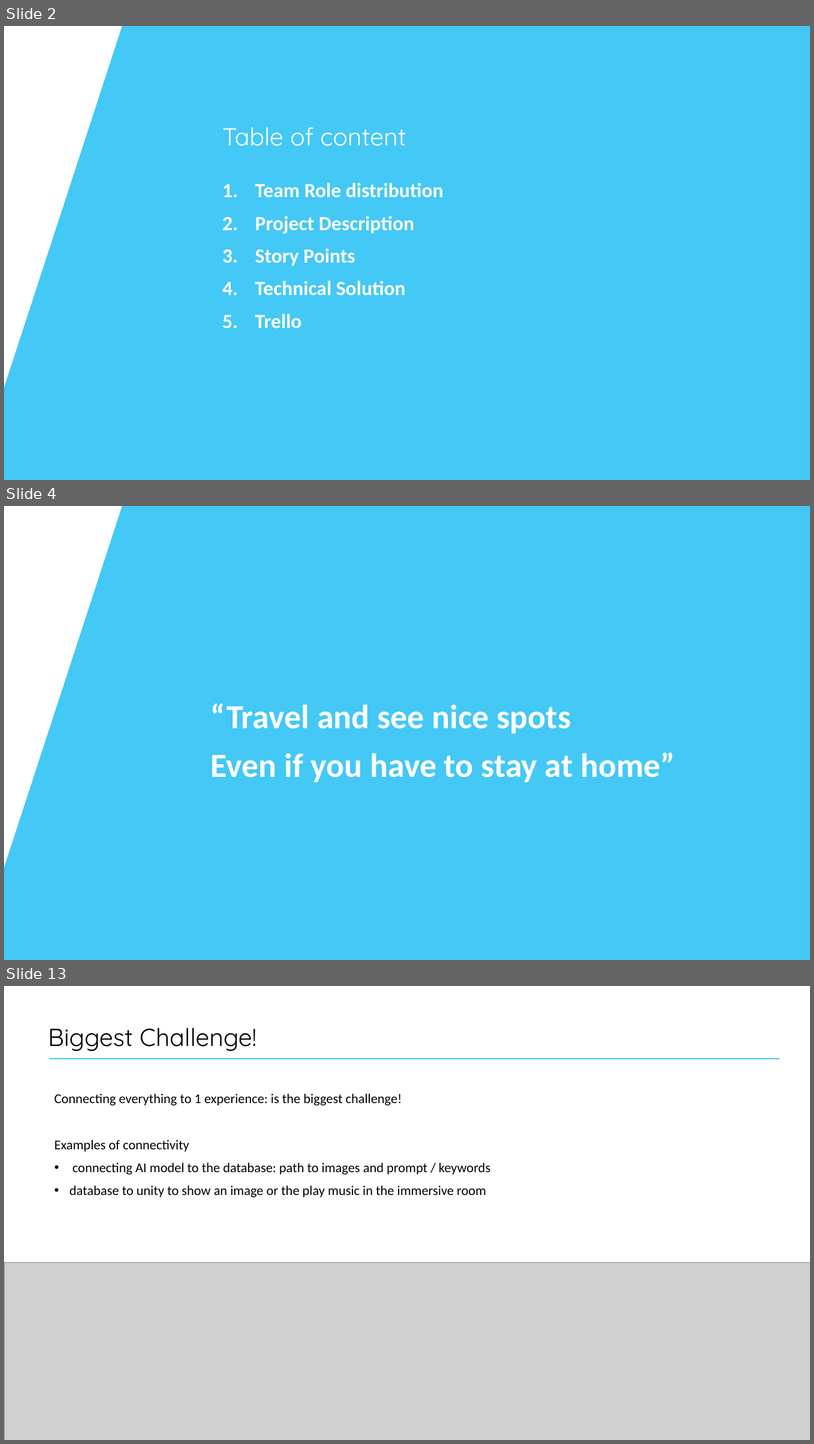
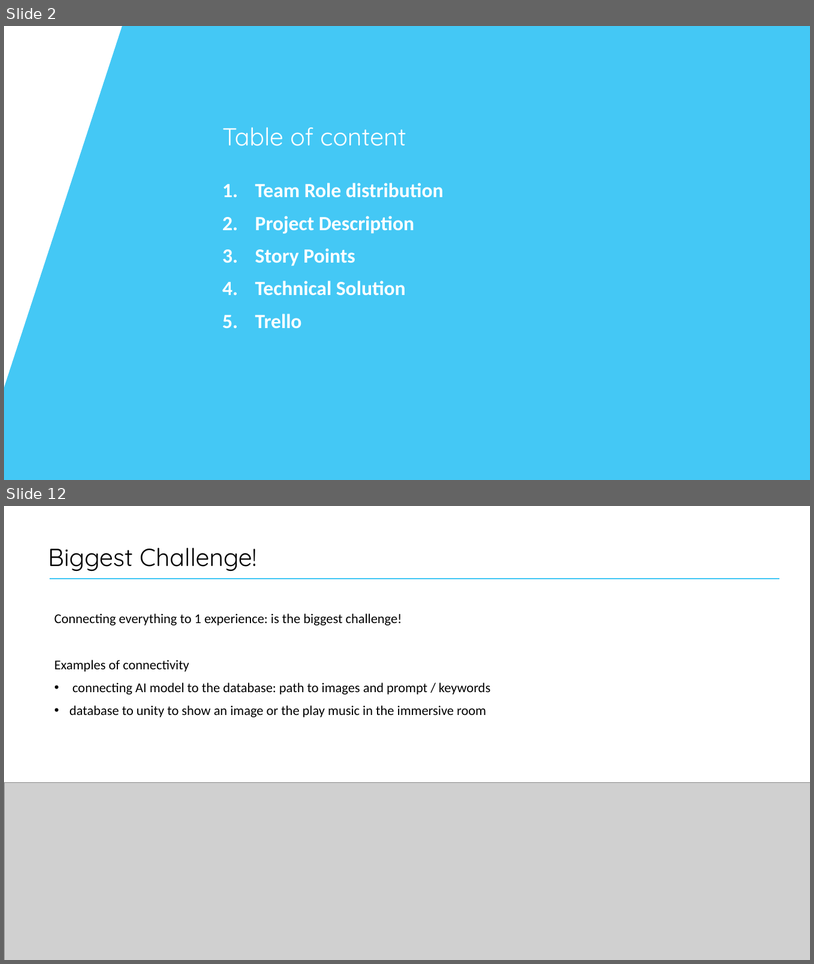
Before and after one commit to IsabelleDesle/VirtualGlobeTrotter, a slide deck: Presentation/PresentationVGT.pptx. Shown one above the other, each under a label of ours: slides 2, 4 and 13 before the commit, slides 2 and 12 after it; the slides between them are not shown. The pictures are 814x1444 and 814x964 pixels, drawn with LibreOffice and Linux fonts; fonts in the diff are those of the drawing; grey boxes stand for pictures; background and template pictures are left out. Boxes give left, top, right and bottom in pixels: in the first picture for what was removed or moved away, otherwise in the second. Text is boxed around its words. In the diff, an @@ line names an element or a change of style, - is before the commit and + after.

Commit message:
1 slide removed from presentation

```diff
--- a/Presentation/PresentationVGT.pptx
+++ b/Presentation/PresentationVGT.pptx
@@ slide 4 removed at (4,506,810,960), background #FFFFFF; not listed: 1 template element that a slide beside it also shows @@
@@ subtitle removed at (211,703,675,782) @@
-“Travel and see nice spots
-Even if you have to stay at home”
@@ what was slide 13 is now slide 12 @@
```
Also in this commit, not shown: 11 slides changed, 1 other file.
